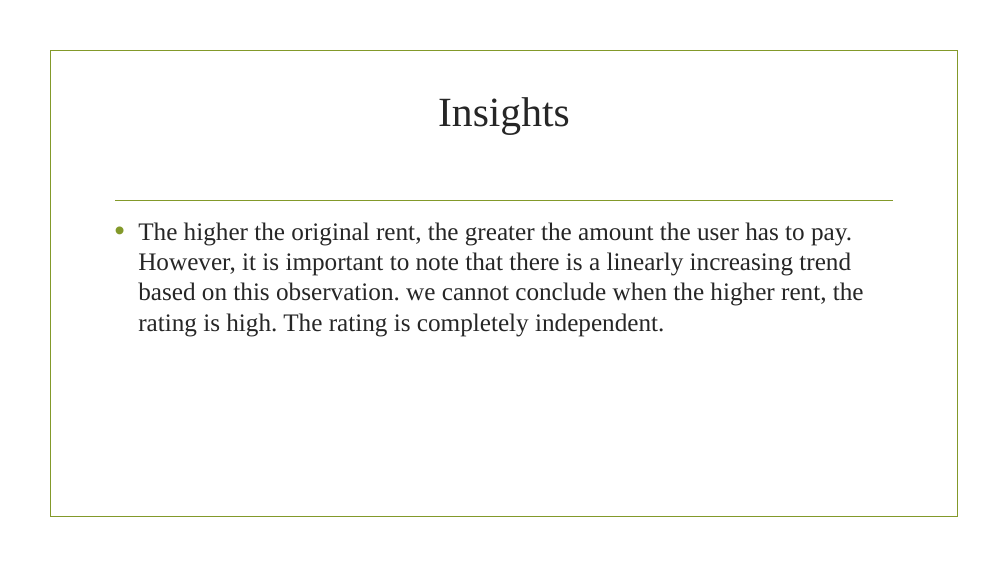
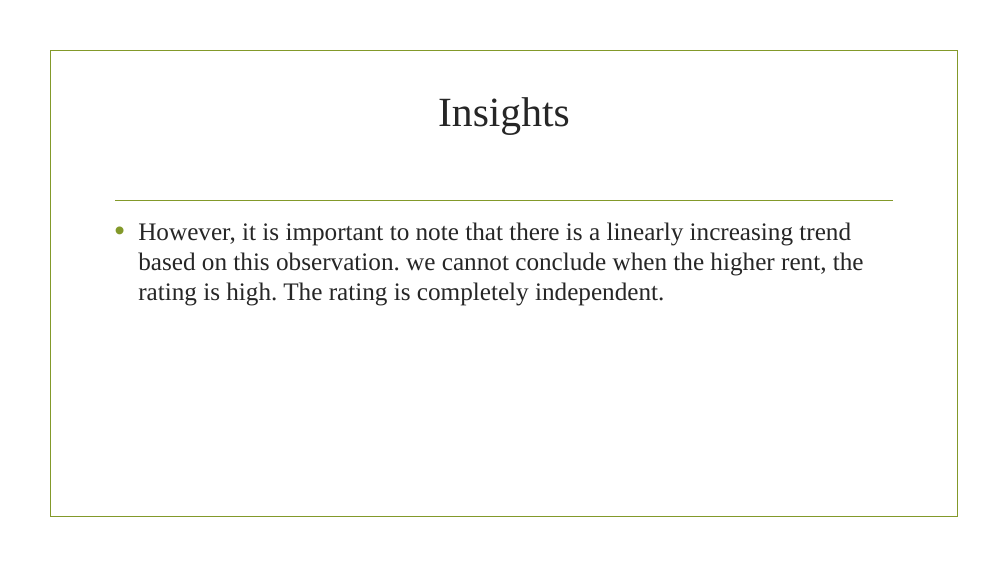
Before and after one commit to adas754/EDA, a slide deck: slide 39 of oyo1.pptx. Drawn at 1008x567 pixels with LibreOffice and Linux fonts; fonts in the diff are those of the drawing; background and template pictures are left out. Boxes give left, top, right and bottom in pixels: in the first picture for what was removed or moved away, otherwise in the second. Text is boxed around its words. In the diff, an @@ line names an element or a change of style, - is before the commit and + after.

```diff
--- a/oyo1.pptx
+++ b/oyo1.pptx
@@ text at <box>138,222,864,306</box>: text changed @@
-• The higher the original rent, the greater the amount the user has to pay. However, it is important to note that there is a linearly increasing trend based on this observation. we cannot conclude when the higher rent, the rating is high. The rating is completely independent.
+• However, it is important to note that there is a linearly increasing trend based on this observation. we cannot conclude when the higher rent, the rating is high. The rating is completely independent.
```
Also in this commit, not shown: 9 other slides changed, 2 other files.
